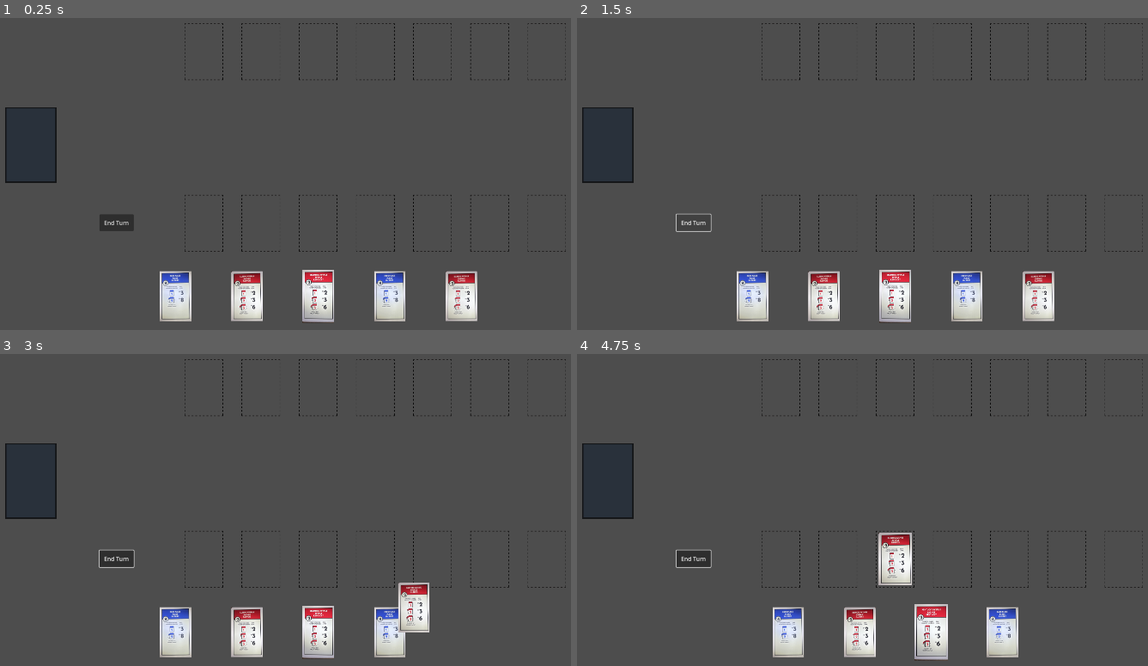
Above: before the commit, frames 1-4 (two rows, left to right).
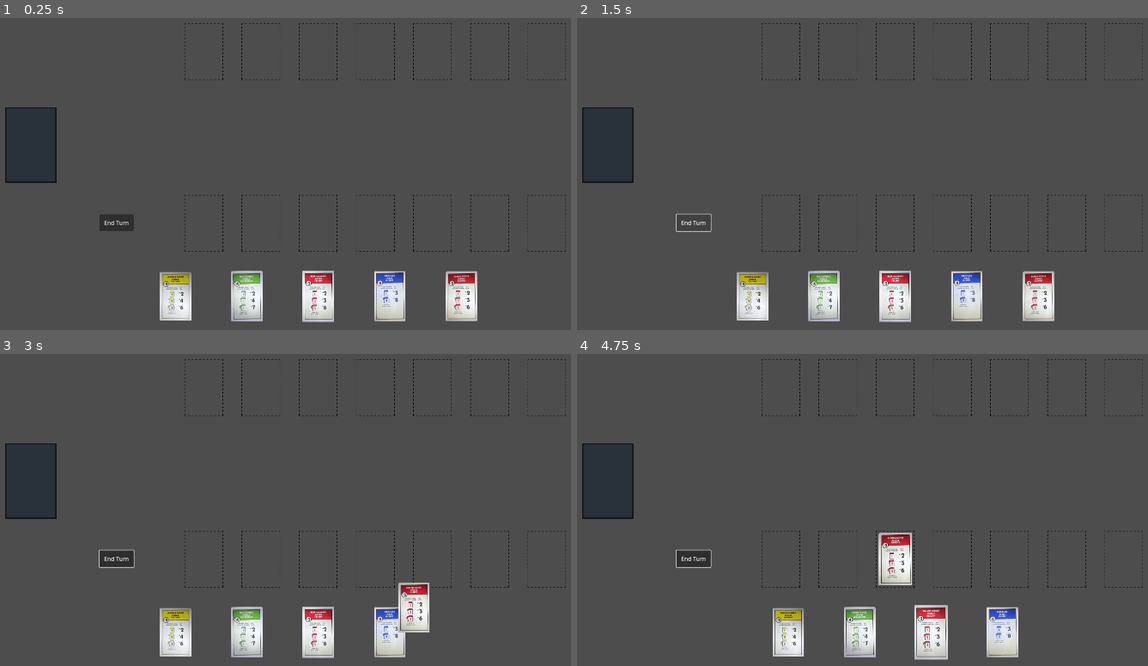
Above: after the commit, the same moments.

Repository: ABlueEgg/2276-Monopoly
Game: Godot game, scene res://scenes/main.tscn
Same seed, same stepped clock (60 frames per second), same inputs: the game is played once before the commit and once after it.
Inputs (mouse positions are in pixels of both pictures, inside the frame that each line leads up to):
- Up to frame 1 (0.25 s): no input
- Up to frame 2 (1.5 s): click "End Turn" at 0.5 s; click "End Turn" at 1.25 s
- Up to frame 3 (3 s): click "End Turn" at 2 s; tap Enter at 2.75 s; drag from (462, 631) to (319, 559) at 2.77 s
- Up to frame 4 (4.75 s): drag from (988, 631) to (896, 559) at 3.52 s; move the mouse to (931, 631) at 4.27 s; click (931, 631) at 4.42 s

The runs differ from the first frame. In frame 1, 1.6% of the frame differs, in the area x 27-59%, y 80-98%; in frame 2, 1.6%; in frame 3, 1.6%; in frame 4, 1.6%, in the area x 34-65%, y 80-99%.

Commit message:
Changes in deck.gd and database.gd, added new assets

Diff:
--- a/monopoly/Scripts/CardDatabase.gd
+++ b/monopoly/Scripts/CardDatabase.gd
@@ -2,7 +2,15 @@
 	#first value is attack and second value is health
 	#we can modify it with color and value later
 	"DB_ParkPlace": [2,3],
+	"DB_BroadWalk": [1,3],
 	"R_KentuckyAve": [1,1],
-	"R_Illunois": [5,7]
+	"R_Illunois": [5,7],
+	"R_IndianaAve":[1,1],
+	"G_NorthCarolinaAve":[1,2],
+	"G_PacificAve":[2,3],
+	"G_PennsylavaniaAve":[2,4],
+	"Y_AtlanticAve":[4,5],
+	"Y_MarvinGardens":[1,6],
+	"Y_VentnorAve":[3,5]
 
 }
--- a/monopoly/Scripts/Deck.gd
+++ b/monopoly/Scripts/Deck.gd
@@ -6,8 +6,8 @@
 const MAX_CARDS_PER_TURN = 2
 
 #deck needs to be updated with all the cards, the doubles are temp
-var player_deck = ["R_KentuckyAve", "R_Illunois","DB_ParkPlace", "R_KentuckyAve",
-"R_Illunois","DB_ParkPlace", "R_KentuckyAve", "R_Illunois","DB_ParkPlace"]
+var player_deck = ["R_KentuckyAve", "R_Illunois","DB_ParkPlace", "Y_AtlanticAve",
+"G_PacificAve","G_NorthCarolinaAve", "R_IndianaAve", "R_Illunois","Y_VentnorAve"]
 var card_database_reference
 var cards_drawn_this_turn := 0
 
Binary file removed: monopoly/Assets/DB_BoardWalkCard.png
Binary file added: monopoly/Assets/DB_BroadWalkCard.png
Not shown, added: monopoly/Assets/DB_BroadWalkCard.png.import
Binary file added: monopoly/Assets/G_NorthCarolinaAveCard.png
Not shown, added: monopoly/Assets/G_NorthCarolinaAveCard.png.import
Binary file added: monopoly/Assets/G_PacificAveCard.png
Not shown, added: monopoly/Assets/G_PacificAveCard.png.import
Binary file added: monopoly/Assets/G_PennsylvaniaAveCard.png
Not shown, changed: monopoly/Assets/G_PennsylvaniaAveCard.png.import
Binary file added: monopoly/Assets/R_IndianaAveCard.png
Not shown, added: monopoly/Assets/R_IndianaAveCard.png.import
Binary file added: monopoly/Assets/Y_AtlanticAveCard.png
(and 5 more such lines)
